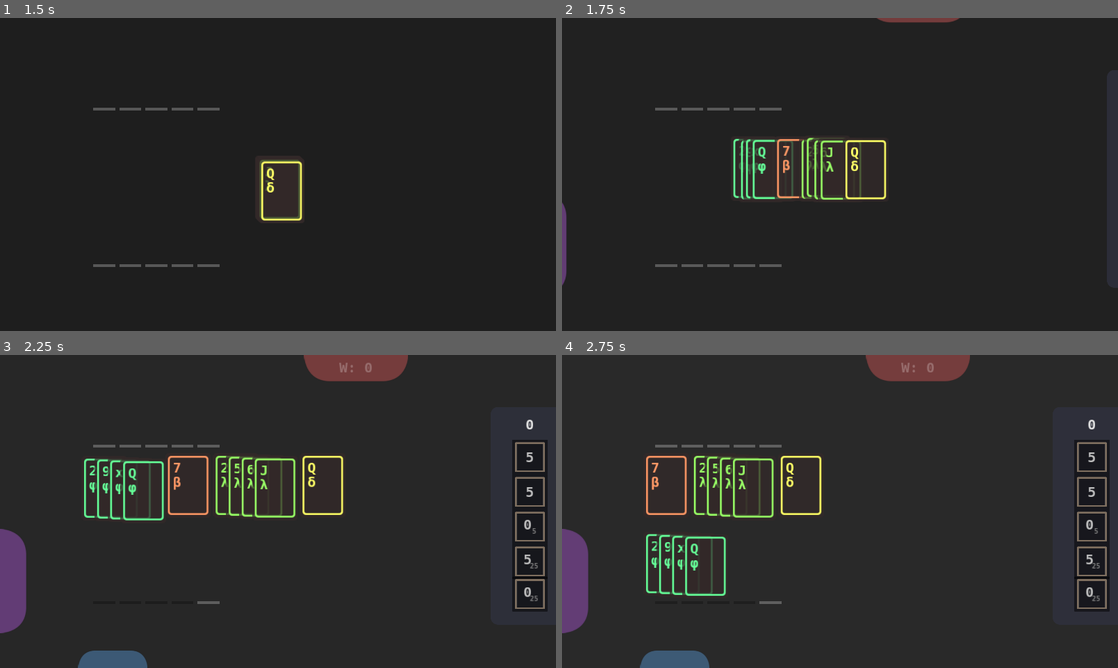
Above: before the commit, frames 1-4 (two rows, left to right).
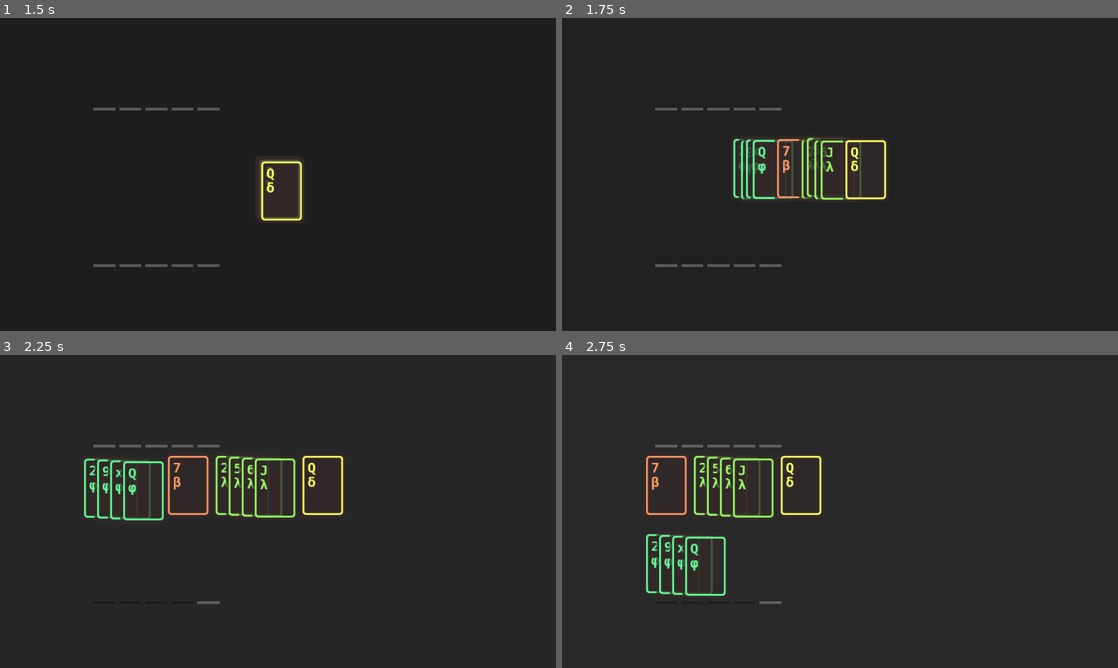
Above: after the commit, the same moments.

Repository: irisxerno/godot-cardinality-9
Game: Godot game, scene res://scene/Main.tscn
The game is run twice, just before and just after one commit, with the same random seed, the same clock (stepped at 60 frames per second) and the same inputs.
Inputs (mouse positions are in pixels of both pictures, inside the frame that each line leads up to):
- Up to frame 1 (1.5 s): tap Enter (ui_accept) at 0.5, 0.77 s; move the mouse to (400, 158) at 0.52 s; click (400, 158) at 0.67 s; move the mouse to (166, 190) at 1.27 s; click (166, 190) at 1.42 s
- Up to frame 2 (1.75 s): tap Enter (ui_accept) at 1.52 s
- Up to frame 3 (2.25 s): move the mouse to (122, 486) at 2.02 s; click (122, 486) at 2.17 s
- Up to frame 4 (2.75 s): no input

Frame 1 is identical in both runs. In frame 2, 0.4% of the frame differs, in the area x 0-72%, y 0-86%; in frame 3, 4.3%, in the area x 0-99%, y 0-100%; in frame 4, 4.3%.

Commit message:
initial tutorial

Diff:
--- a/scene/Main.tscn
+++ b/scene/Main.tscn
@@ -27,6 +27,7 @@
 [ext_resource path="res://res/DejaVuSerif.ttf" type="DynamicFontData" id=25]
 [ext_resource path="res://script/Lowest.gd" type="Script" id=26]
 [ext_resource path="res://script/Results.gd" type="Script" id=27]
+[ext_resource path="res://script/Tutorializer.gd" type="Script" id=28]
 
 [sub_resource type="RectangleShape2D" id=5]
 extents = Vector2( 1280, 720 )
@@ -66,8 +67,14 @@
 corner_radius_bottom_right = 16
 corner_radius_bottom_left = 16
 
-[sub_resource type="DynamicFont" id=10]
+[sub_resource type="DynamicFont" id=17]
 size = 32
+use_mipmaps = true
+use_filter = true
+font_data = ExtResource( 12 )
+
+[sub_resource type="DynamicFont" id=18]
+size = 24
 use_mipmaps = true
 use_filter = true
 font_data = ExtResource( 12 )
@@ -102,6 +109,9 @@
 
 [node name="Savior" type="Node" parent="."]
 script = ExtResource( 21 )
+
+[node name="Tutorializer" type="Node" parent="."]
+script = ExtResource( 28 )
 
 [node name="Background" parent="." instance=ExtResource( 17 )]
 
@@ -425,34 +435,49 @@
 
 [node name="Background" parent="Tabs/SaveView" index="0"]
 margin_left = -250.0
-margin_top = 150.0
-margin_bottom = 680.0
+margin_top = 100.0
+margin_bottom = 660.0
 custom_styles/panel = SubResource( 9 )
 
 [node name="Button" parent="Tabs/SaveView" index="1"]
 modulate = Color( 0.419608, 0.25098, 0.501961, 0.878431 )
-margin_top = 640.0
+margin_top = 620.0
 margin_right = 1600.0
-margin_bottom = 1140.0
+margin_bottom = 1120.0
 rect_rotation = -90.0
 mouse_filter = 1
 
 [node name="Saves" type="Control" parent="Tabs/SaveView"]
 margin_left = -200.0
-margin_top = 170.0
+margin_top = 120.0
 margin_right = -200.0
-margin_bottom = 170.0
+margin_bottom = 120.0
 script = ExtResource( 22 )
 
 [node name="newgame" type="Label" parent="Tabs/SaveView"]
 modulate = Color( 1, 1, 1, 0.25098 )
-margin_left = -170.0
-margin_top = 620.0
-margin_right = -37.0
-margin_bottom = 660.0
+margin_left = -180.0
+margin_top = 560.0
+margin_right = -40.0
+margin_bottom = 600.0
 mouse_filter = 1
-custom_fonts/font = SubResource( 10 )
+custom_fonts/font = SubResource( 17 )
 text = "newgame"
+align = 1
+valign = 1
+script = ExtResource( 23 )
+
+[node name="tutorial" type="Label" parent="Tabs/SaveView"]
+modulate = Color( 1, 1, 1, 0.25098 )
+margin_left = -180.0
+margin_top = 610.0
+margin_right = -40.0
+margin_bottom = 650.0
+mouse_filter = 1
+custom_fonts/font = SubResource( 18 )
+text = "tutorial"
+align = 1
+valign = 1
 script = ExtResource( 23 )
 
 [node name="Cancel" parent="Tabs" instance=ExtResource( 6 )]
@@ -462,9 +487,9 @@
 
 [node name="Button" parent="Tabs/Cancel" index="1"]
 modulate = Color( 0, 0, 0, 0.439216 )
-margin_top = 400.0
+margin_top = 380.0
 margin_right = 1600.0
-margin_bottom = 900.0
+margin_bottom = 880.0
 rect_rotation = -90.0
 mouse_filter = 1
 
@@ -677,8 +702,12 @@
 [connection signal="update" from="Savior" to="Tabs/SaveView/Saves" method="set_saves"]
 [connection signal="update_lowest" from="Savior" to="Tabs/ScoreView/Lowest" method="update_text"]
 [connection signal="update_results" from="Savior" to="Results" method="update_results"]
+[connection signal="save" from="Tutorializer" to="Savior" method="save_to_file"]
+[connection signal="set_cancel" from="Tutorializer" to="Fight" method="set_cancel"]
+[connection signal="show_tab" from="Tutorializer" to="Tabs" method="show_tab"]
 [connection signal="dump" from="Builder/Offhand" to="Builder/Deal" method="add_cards"]
 [connection signal="request_return_cards" from="Builder/Offhand" to="Builder/Deal" method="request_take_cards"]
+[connection signal="count" from="Builder/Deal" to="Tutorializer" method="_on_Deal_count"]
 [connection signal="request_return_cards" from="Builder/Deal" to="Builder" method="_on_Deal_request_return_cards"]
 [connection signal="dump" from="Builder/Mainhand" to="Builder/Deal" method="add_cards"]
 [connection signal="request_return_cards" from="Builder/Mainhand" to="Builder/Deal" method="request_take_cards"]
@@ -687,6 +716,7 @@
 [connection signal="return_cards" from="Builder/Dealer" to="Savior" method="get_cards"]
 [connection signal="done" from="Fight" to="." method="_on_Fight_done"]
 [connection signal="started" from="Fight" to="Tabs/Cancel" method="force_show"]
+[connection signal="win_height" from="Fight" to="Tutorializer" method="_on_Fight_win_height"]
 [connection signal="request_return_cards" from="Fight/Mainhand" to="Fight" method="_on_Mainhand_request_return_cards"]
 [connection signal="add_card" from="Fight/ArmoryController" to="Armories" method="add_card"]
 [connection signal="add_card" from="Fight/Dealer" to="Cards" method="add_card"]
@@ -704,6 +734,7 @@
 [connection signal="resized" from="Tabs" to="." method="_on_Tabs_resized"]
 [connection signal="ccount" from="Tabs/WorldView/World" to="." method="_on_World_ccount"]
 [connection signal="select_tile" from="Tabs/WorldView/World" to="." method="_on_select_tile"]
+[connection signal="buy_pressed" from="Tabs/StatsView/Stats" to="Tutorializer" method="_on_Stats_buy_pressed"]
 [connection signal="return_cost" from="Tabs/StatsView/Stats/Mainhand" to="Tabs/StatsView/Stats" method="return_cost"]
 [connection signal="try_buy" from="Tabs/StatsView/Stats/Mainhand" to="Tabs/StatsView/Stats" method="try_buy"]
 [connection signal="update" from="Tabs/StatsView/Stats/Mainhand" to="Builder/Mainhand" method="limit"]
@@ -724,6 +755,8 @@
 [connection signal="load_save" from="Tabs/SaveView/Saves" to="Savior" method="load_save"]
 [connection signal="click" from="Tabs/SaveView/newgame" to="Savior" method="newgame"]
 [connection signal="gui_input" from="Tabs/SaveView/newgame" to="Tabs/SaveView/newgame" method="_on_gui_input"]
+[connection signal="click" from="Tabs/SaveView/tutorial" to="Savior" method="newgame_tutorial"]
+[connection signal="gui_input" from="Tabs/SaveView/tutorial" to="Tabs/SaveView/tutorial" method="_on_gui_input"]
 [connection signal="click" from="Tabs/Cancel" to="Fight" method="_on_Cancel_click"]
 [connection signal="gui_input" from="Ending" to="Ending" method="_on_gui_input"]
 [connection signal="timeout" from="Ending/Timer" to="Ending" method="_on_timeout"]
--- a/script/Fight.gd
+++ b/script/Fight.gd
@@ -3,11 +3,13 @@
 
 signal done
 signal started
+signal win_height
 
 var stats
 var tile
 var armory
 var input = true
+var cancel = false
 
 
 func _process(delta):
@@ -53,8 +55,8 @@
 
 func _on_Dealer_done():
 	set_input(true)
-	emit_signal("started")
-	#pass
+	if cancel:
+		emit_signal("started")
 
 
 func _on_Dealer_return_cards(new_cards):
@@ -77,7 +79,9 @@
 	if $Mainhand.count()+$Offhand.count() == 0:
 		emit_signal("done", false)
 	elif $EnemyController.count() == 0:
-		emit_signal("done", true)
+		var tc = tile.col
+		emit_signal("done", true) # this clears tile.col
+		emit_signal("win_height", tc)
 	else:
 		set_input(true)
 		var take = stats.get_mainhand() - $Mainhand.count()
@@ -92,8 +96,13 @@
 		if inst.has_method("clear"):
 			inst.clear(death)
 	tile = null
+	cancel = false
 
 
 func _on_Cancel_click():
 	$Attack/LevelBar.count(0)
 	emit_signal("done", false)
+
+
+func set_cancel(b):
+	cancel = b
--- a/script/Interface.gd
+++ b/script/Interface.gd
@@ -9,3 +9,7 @@
 	for inst in get_children():
 		if inst.has_method("update_state"):
 			inst.update_state(new_state, tween)
+
+
+func show_tab(name):
+	get_node(name).update_state("close")
--- a/script/LevelBar.gd
+++ b/script/LevelBar.gd
@@ -2,6 +2,8 @@
 
 var bars = []
 var shape
+var bar_count = 0
+var num = 0
 
 export var gap = 5
 
@@ -26,11 +28,14 @@
 		bar.visible = false
 		if i+1 <= new_bar_count:
 			bar.visible = true
+	bar_count = new_bar_count
+	count(num)
 
 
 func count(n):
+	num = n
 	for i in range(len(bars)):
 		var bar = bars[i]
 		bar.modulate = Color.black
-		if i+1 > n:
+		if i+1 > num:
 			bar.modulate = Color.white
--- a/script/Main.gd
+++ b/script/Main.gd
@@ -16,6 +16,8 @@
 	$Savior.armory = armory
 	$Savior.world = world
 	$Savior.generator = $WorldGeneration
+	$Savior.tutorial = $Tutorializer
+	$Tutorializer.stats = stats
 	$Fight.stats = stats
 	$Fight.armory = armory
 
@@ -54,8 +56,8 @@
 
 func to_build():
 	$UserArmory.visible = true
-	$Tabs.update_all("close")
-	$Tabs/StatsView.update_state("open")
+	#$Tabs.update_all("close")
+	$Tutorializer.show_tabs()
 	$Background.to_color("build")
 	state = "build"
 
@@ -98,6 +100,7 @@
 				$Fight.visible = false
 				$Background.to_color(Color.white, 10)
 				$Ending.start($WorldGeneration.seed_value)
+				$Tutorializer.on_ending()
 				$Savior.archive()
 				return
 
--- a/script/Pulltab.gd
+++ b/script/Pulltab.gd
@@ -1,4 +1,5 @@
 extends Control
+
 
 signal set_input
 signal request_press
@@ -18,6 +19,8 @@
 
 func update_state(new_state, tween=true, force=false):
 	var dest_dist = close_distance
+	if new_state == "close" and not $Button.visible:
+		new_state = "open"
 	if new_state == "open" and not button_only:
 		dest_dist = open_distance
 		emit_signal("open")
--- a/script/RowController.gd
+++ b/script/RowController.gd
@@ -3,6 +3,7 @@
 
 signal request_return_cards
 signal dump
+signal count
 
 var column_controller_scene = preload("res://scene/ColumnController.tscn")
 var movex = 110
@@ -69,7 +70,10 @@
 		inst.update()
 
 	cards.append_array(new_cards)
+	var prev_count = count
 	count = len(cards)
+
+	emit_signal("count", prev_count, count)
 
 	for inst in cards:
 		inst.face_up = true
--- a/script/Savior.gd
+++ b/script/Savior.gd
@@ -16,14 +16,17 @@
 var world
 var generator
 var color
+var tutorial
 
 var saves = []
 var lowest = {}
 
-var magic = 1012867408
+var magic = 135606721
 
 var gametime = 0
 var idletime = 0
+
+var savefile_json
 
 
 func _process(delta):
@@ -77,6 +80,7 @@
 			if magic == svmg:
 				saves = savefile["saves"]
 				lowest = savefile["lowest"]
+				tutorial.set_tutorial(savefile["tutorial_progress"], savefile["stats_progress"])
 		save_f.close()
 	emit_signal("update", saves)
 	if len(lowest) > 0:
@@ -105,16 +109,33 @@
 
 
 func save_file():
-	while len(saves) > 5:
-		saves.pop_front()
-
-	var save_game = File.new()
-	save_game.open_compressed("user://save", File.WRITE, File.COMPRESSION_GZIP)
+	savefile_json = null
+	if tutorial.tutorial:
+		print("refusing to save tutorial")
+		return
+
 	var savefile = {}
 	savefile["saves"] = saves
 	savefile["magic"] = magic
 	savefile["lowest"] = lowest
-	save_game.store_line(to_json(savefile))
+	savefile["tutorial_progress"] = tutorial.tutorial_progress
+	savefile["stats_progress"] = tutorial.stats_progress
+	savefile_json = to_json(savefile)
+	if tutorial.inhibit_for_stats:
+		print("save inhibited")
+	else:
+		save_to_file()
+
+
+func save_to_file():
+	if not savefile_json:
+		print("no stored json")
+		return
+	var save_game = File.new()
+	save_game.open_compressed("user://save", File.WRITE, File.COMPRESSION_GZIP)
+	save_game.store_line(savefile_json)
+	savefile_json = null
+	print("saved")
 
 
 func save(cards):
@@ -135,6 +156,9 @@
 		"time": gametime
 	}
 	saves.append(data)
+	while len(saves) > 5:
+		saves.pop_front()
+
 	save_file()
 	emit_signal("update", saves)
 
@@ -162,6 +186,7 @@
 	gametime = data["time"]
 
 	color = data["color"]
+	tutorial.post_load()
 
 
 func color(c):
@@ -171,3 +196,9 @@
 func newgame():
 	gametime = 0
 	load_save(false)
+
+
+func newgame_tutorial():
+	gametime = 0
+	tutorial.set_tutorial(0, 0)
+	load_save(false)
--- a/script/Stats.gd
+++ b/script/Stats.gd
@@ -6,18 +6,31 @@
 var score = 0
 var progress = 0
 
+var list
+var shown_stats = 0
+
+signal buy_pressed
+
 
 func _ready():
+	list = [$Mainhand, $Offhand, $Extra, $Attack, $Armory]
 	update()
 
 
 func update():
 	$XP.text = str(xp)
+	var i = 0
+	for inst in list:
+		inst.visible = false
+		if i < shown_stats:
+			inst.visible = true
+		i += 1
 
 
 func try_buy(inst):
 	var cost = inst.cost()
 	if xp >= cost and inst.level < inst.maxval:
+		emit_signal("buy_pressed")
 		xp -= cost
 		inst.increase()
 		update()
--- a/script/Tile.gd
+++ b/script/Tile.gd
@@ -15,7 +15,8 @@
 
 
 func _ready():
-	$Label.text = str(len(cards))
+	$Label.text = str(len(reward))
+	var count = len(cards)
 	var cursor = Vector2(0,0)
 	var scenec = preload("res://scene/MiniCircle.tscn")
 	var scener = preload("res://scene/MiniRect.tscn")
--- /dev/null
+++ b/script/Tutorializer.gd
@@ -0,0 +1,99 @@
+extends Node
+
+
+signal save
+signal show_tab
+signal set_cancel
+
+var stats
+var stats_criteria = [5, 15, 25, 50, 100, 150, 200]
+
+var tutorial = true
+var inhibit_for_stats = false
+var tutorial_progress = 0
+var stats_progress = 0
+var prevent_dealcount = false
+
+
+func show_tabs(uninhibit=false):
+	if tutorial_progress < 3:
+		emit_signal("set_cancel", false)
+	else:
+		emit_signal("set_cancel", true)
+	if tutorial_progress >= 2:
+		emit_signal("show_tab","StatsView")
+
+	if uninhibit and inhibit_for_stats:
+		inhibit_for_stats = false
+		emit_signal("save")
+
+	if inhibit_for_stats:
+		return
+
+	if tutorial_progress >= 1:
+		emit_signal("show_tab","WorldView")
+	if tutorial_progress >= 3:
+		emit_signal("show_tab","SaveView")
+	if tutorial_progress >= 4:
+		emit_signal("show_tab","ScoreView")
+
+
+func _on_Deal_count(prev, count):
+	if tutorial_progress < 1 and prev > 0 and count <= 0:
+		if prevent_dealcount:
+			prevent_dealcount = false
+			return
+		tutorial_progress = 1
+		show_tabs()
+
+
+func _on_Fight_win_height(col):
+	if col == 4 and tutorial_progress < 3:
+		tutorial_progress = 3
+		tutorial = false
+	if tutorial_progress < 2 and stats.xp > 0:
+		tutorial_progress = 2
+	progress_stats()
+
+
+func progress_stats():
+	if stats_progress >= 5:
+		return
+	var stat = stats.list[stats_progress]
+	if stats.xp >= stat.cost():
+		stats_progress += 1
+		stats.shown_stats = stats_progress
+		stats.update()
+		inhibit_for_stats = true
+	elif stats.score >= stats_criteria[stats_progress]:
+		stats.shown_stats = stats_progress+1
+		stats.update()
+
+
+func _on_Stats_buy_pressed():
+	if inhibit_for_stats:
+		show_tabs(true)
+
+
+func on_ending():
+	if tutorial_progress < 4:
+		tutorial_progress = 4
+
+
+func set_tutorial(t, s):
+	tutorial = true
+	tutorial_progress = t
+	inhibit_for_stats = false
+	if t >= 3:
+		tutorial = false
+	stats_progress = s
+	stats.shown_stats = stats_progress
+	stats.update()
+	if t < 1:
+		prevent_dealcount = true
+
+
+func post_load():
+	if stats.score >= stats_criteria[stats_progress]:
+		stats.shown_stats = stats_progress+1
+		stats.update()
Not shown: 1 places in scene/Main.tscn that only renumber resources
